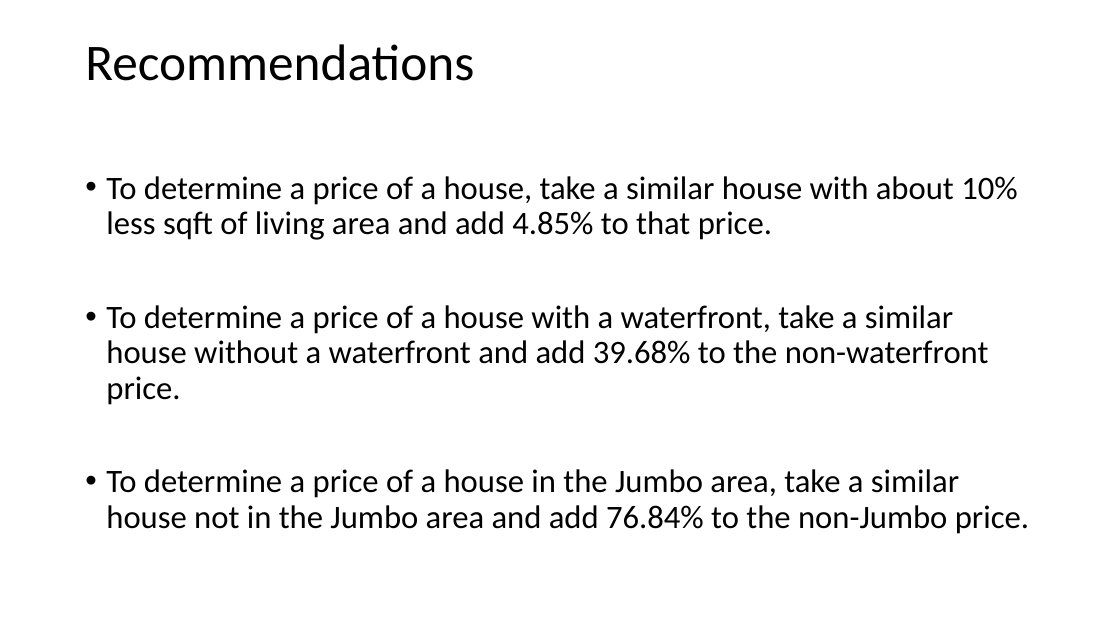
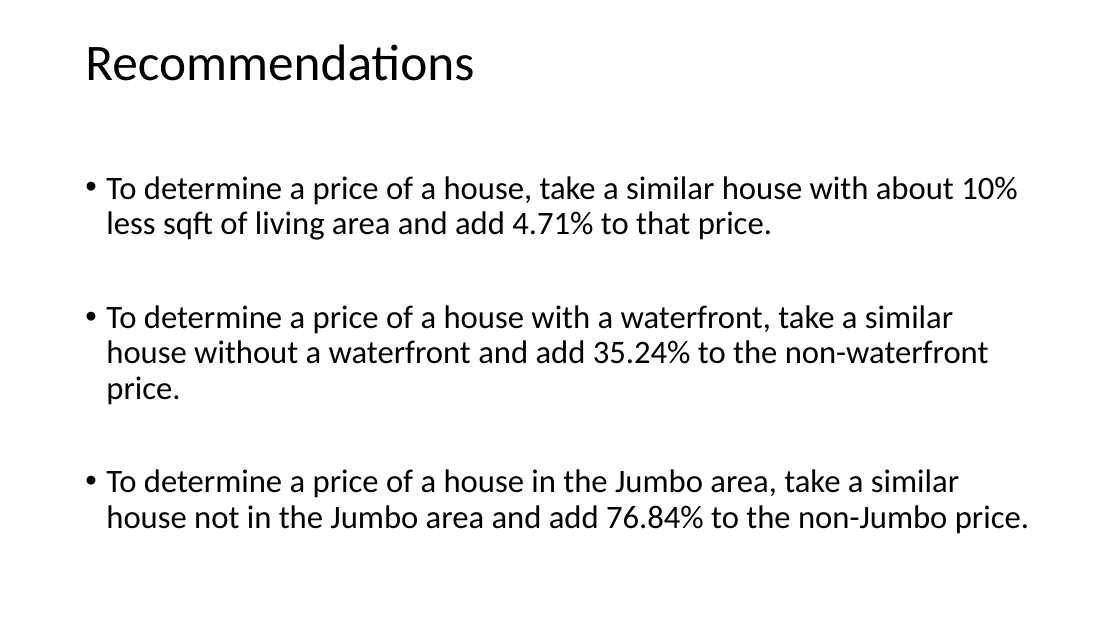
Before and after one commit to jmarksk/RealEstateProject2, a slide deck: slide 9 of Presentation_RealEstate.pptx. Drawn at 1120x630 pixels with LibreOffice and Linux fonts; fonts in the diff are those of the drawing. Boxes give left, top, right and bottom in pixels: in the first picture for what was removed or moved away, otherwise in the second. Text is boxed around its words. In the diff, an @@ line names an element or a change of style, - is before the commit and + after.

```diff
--- a/Presentation_RealEstate.pptx
+++ b/Presentation_RealEstate.pptx
@@ text at (x1=106, y1=176, x2=1017, y2=405): text changed @@
-• To determine a price of a house, take a similar house with about 10% less sqft of living area and add 4.85% to that price.
-• To determine a price of a house with a waterfront, take a similar house without a waterfront and add 39.68% to the non-waterfront price.
+• To determine a price of a house, take a similar house with about 10% less sqft of living area and add 4.71% to that price.
+• To determine a price of a house with a waterfront, take a similar house without a waterfront and add 35.24% to the non-waterfront price.
```
Also in this commit, not shown: 1 other slide changed, 5 other files.
